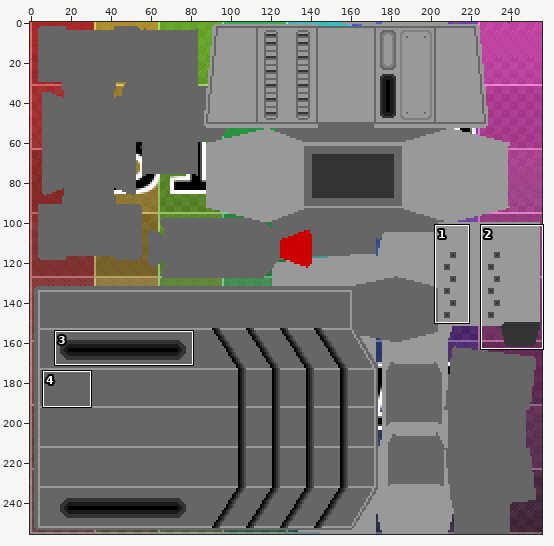
A sprite sheet gets an edit: source/scenes/parts/textures/tex_rifle0.png. The first picture is a wide view before the edit; the outline marks the close-up.
Close-up. Old version:
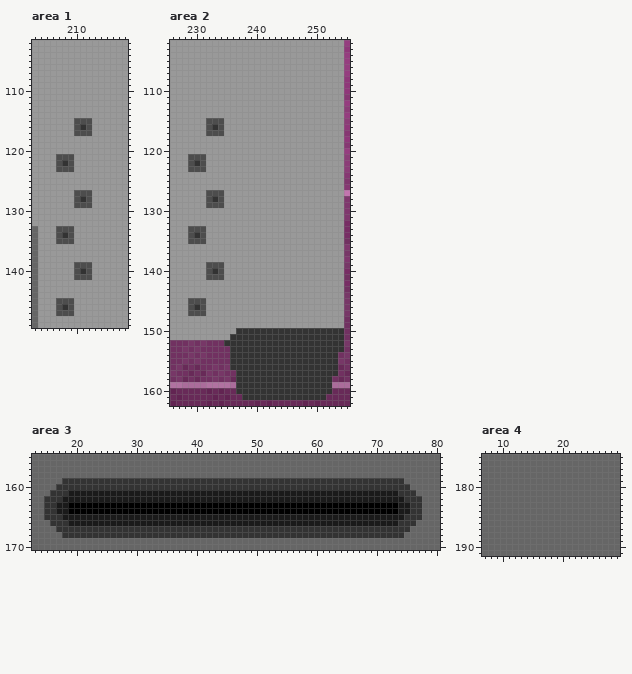
The file is 256x256 pixels. Colours within 5 levels of each other are drawn and written as one. Shown: area 1: x 203..218, y 102..149; area 2: x 226..255, y 102..162; area 3: x 13..80, y 155..170; area 4: x 7..29, y 175..191. The commit also changed other parts of the picture, which this record leaves out.
The result:
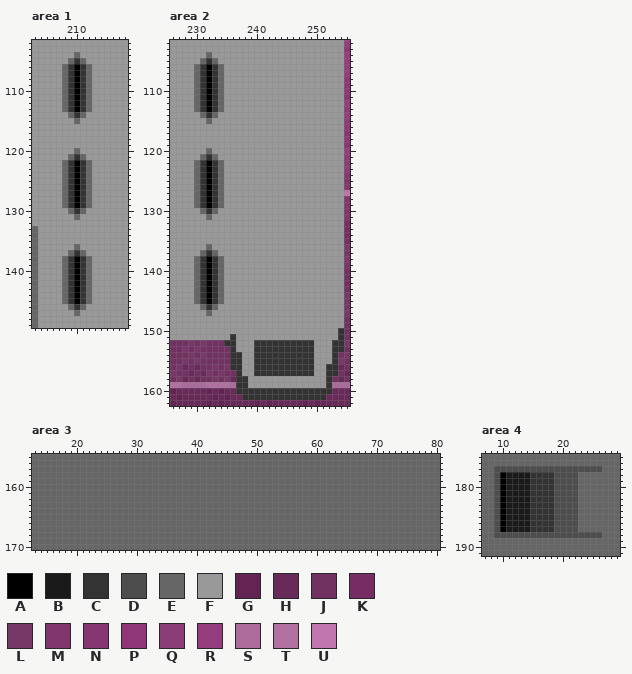
Palette (. is transparent): A #000000  B #1a1a1a  C #333333  D #4d4d4d  E #666666  F #999999  G #622452  H #682a58  J #713161  K #772d64  L #773767  M #7f376d  N #863772  P #8f3779  Q #8b3d77  R #953d7f  S #ab6c9b  T #b172a1  U #c276af
What changed:
Changed rows in their new state; - is an unchanged pixel.
Area 1:
first column x 207:
104 ---E--
105 --ECE-
106 -ECACE
107 -ECACE
108 -ECACE
109 -ECACE
110 -ECACE
111 -ECACE
112 -ECACE
113 -ECACE
114 --ECE-
115 ---EFF
116 ---FFF
117 ---FFF
120 ---E--
121 FFECE-
122 FECACE
123 FECACE
124 -ECACE
125 -ECACE
126 -ECACE
127 -ECACE
128 -ECA-E
129 -ECACE
130 --ECE-
131 ---E--
133 FFF---
134 FFF---
135 FFF---
136 ---E--
137 --ECE-
138 -ECACE
139 -ECACE
140 -ECA-E
141 -ECACE
142 -ECACE
143 -ECACE
144 -ECACE
145 FECACE
146 FFECE-
147 FFFE--
Area 2:
first column x 229:
104 ---E---------------------
105 --ECE--------------------
106 -ECACE-------------------
107 -ECACE-------------------
108 -ECACE-------------------
109 -ECACE-------------------
110 -ECACE-------------------
111 -ECACE-------------------
112 -ECACE-------------------
113 -ECACE-------------------
114 --ECE--------------------
115 ---EFF-------------------
116 ---FFF-------------------
117 ---FFF-------------------
120 ---E---------------------
121 FFECE--------------------
122 FECACE-------------------
123 FECACE-------------------
124 -ECACE-------------------
125 -ECACE-------------------
126 -ECACE-------------------
127 -ECACE-------------------
128 -ECA-E-------------------
129 -ECACE-------------------
130 --ECE--------------------
131 ---E---------------------
133 FFF----------------------
134 FFF----------------------
135 FFF----------------------
136 ---E---------------------
137 --ECE--------------------
138 -ECACE-------------------
139 -ECACE-------------------
140 -ECA-E-------------------
141 -ECACE-------------------
142 -ECACE-------------------
143 -ECACE-------------------
144 -ECACE-------------------
145 FECACE-------------------
146 FFECE--------------------
147 FFFE---------------------
150 --------FFFFFFFFFFFFFFFFF
151 --------FFFFFFFFFFFFFFFFF
152 --------FFF----------FFF-
153 --------FFF----------FFF-
154 ---------FF----------FFF-
155 ---------FF----------FFF-
156 ---------FF----------FF--
157 ---------FF----------FF--
158 ----------FFFFFFFFFFFFF--
159 ----------FFFFFFFFFFFFF--
Area 3:
first column x 15:
159 ---EEEEEEEEEEEEEEEEEEEEEEEEEEEEEEEEEEEEEEEEEEEEEEEEEEEEEEEEE---
160 --EEEEEEEEEEEEEEEEEEEEEEEEEEEEEEEEEEEEEEEEEEEEEEEEEEEEEEEEEEE--
161 -EEEEEEEEEEEEEEEEEEEEEEEEEEEEEEEEEEEEEEEEEEEEEEEEEEEEEEEEEEEEE-
162 EEEEEEEEEEEEEEEEEEEEEEEEEEEEEEEEEEEEEEEEEEEEEEEEEEEEEEEEEEEEEEE
163 EEEEEEEEEEEEEEEEEEEEEEEEEEEEEEEEEEEEEEEEEEEEEEEEEEEEEEEEEEEEEEE
164 EEEEEEEEEEEEEEEEEEEEEEEEEEEEEEEEEEEEEEEEEEEEEEEEEEEEEEEEEEEEEEE
165 EEEEEEEEEEEEEEEEEEEEEEEEEEEEEEEEEEEEEEEEEEEEEEEEEEEEEEEEEEEEEEE
166 -EEEEEEEEEEEEEEEEEEEEEEEEEEEEEEEEEEEEEEEEEEEEEEEEEEEEEEEEEEEEE-
167 --EEEEEEEEEEEEEEEEEEEEEEEEEEEEEEEEEEEEEEEEEEEEEEEEEEEEEEEEEEE--
168 ---EEEEEEEEEEEEEEEEEEEEEEEEEEEEEEEEEEEEEEEEEEEEEEEEEEEEEEEEE---
Area 4:
first column x 9:
177 DDDDDDDDDDDDDDDDDD
178 DABBBBCCCCDDDD----
179 DABBBBCCCCDDDD----
180 DABBBBCCCCDDDD----
181 DABBBBCCCCDDDD----
182 DABBBBCCCCDDDD----
183 DABBBBCCCCDDDD----
184 DABBBBCCCCDDDD----
185 DABBBBCCCCDDDD----
186 DABBBBCCCCDDDD----
187 DABBBBCCCCDDDD----
188 DDDDDDDDDDDDDDDDDD
Where, in picture pixels (left, top, right, bottom), the same in both close-ups:
changed: (56, 52, 92, 316)
changed: (188, 52, 338, 388)
changed: (44, 478, 422, 538)
changed: (494, 466, 602, 538)
